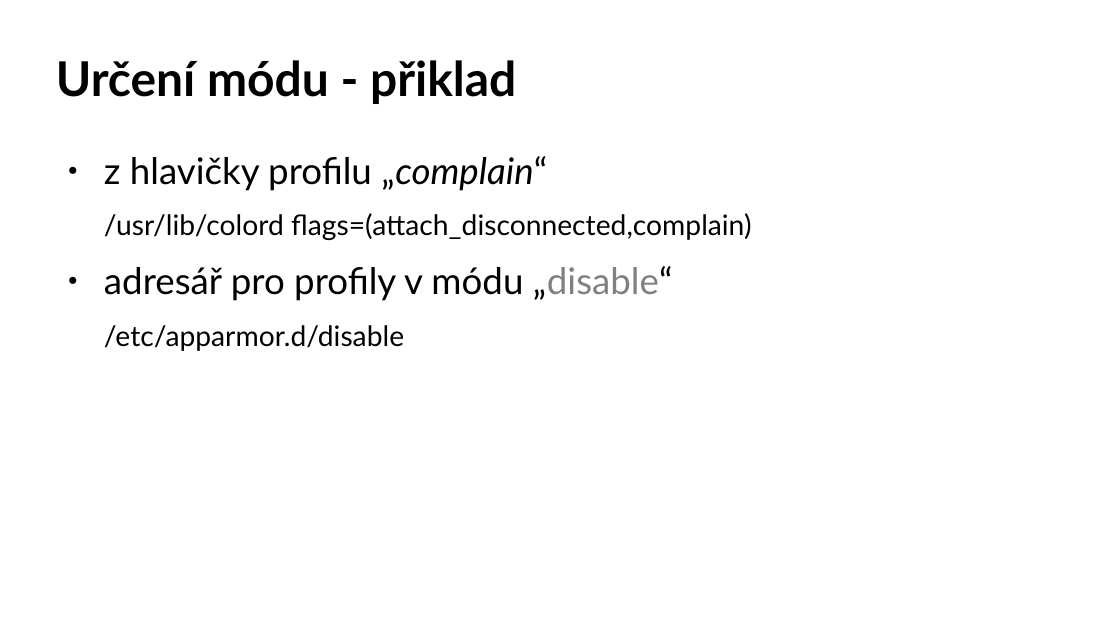
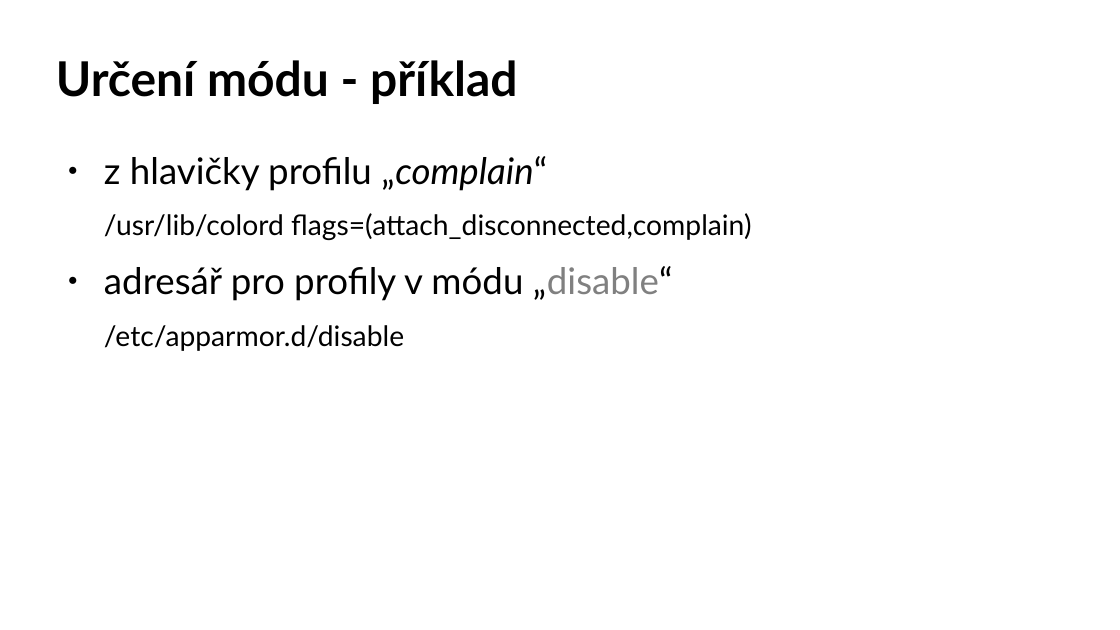
Before and after one commit to djz88/docs, a slide deck: slide 15 of apparmor_installfest2017.odp. Drawn at 1120x630 pixels with LibreOffice and Linux fonts; fonts in the diff are those of the drawing; background and template pictures are left out. Boxes give left, top, right and bottom in pixels: in the first picture for what was removed or moved away, otherwise in the second. Text is boxed around its words. In the diff, an @@ line names an element or a change of style, - is before the commit and + after.

```diff
--- a/apparmor_installfest2017.odp
+++ b/apparmor_installfest2017.odp
@@ title at [56, 60, 517, 104]: text changed @@
-Určení módu - přiklad
+Určení módu - příklad
```
Also in this commit, not shown: 9 other slides changed, 1 other file.
